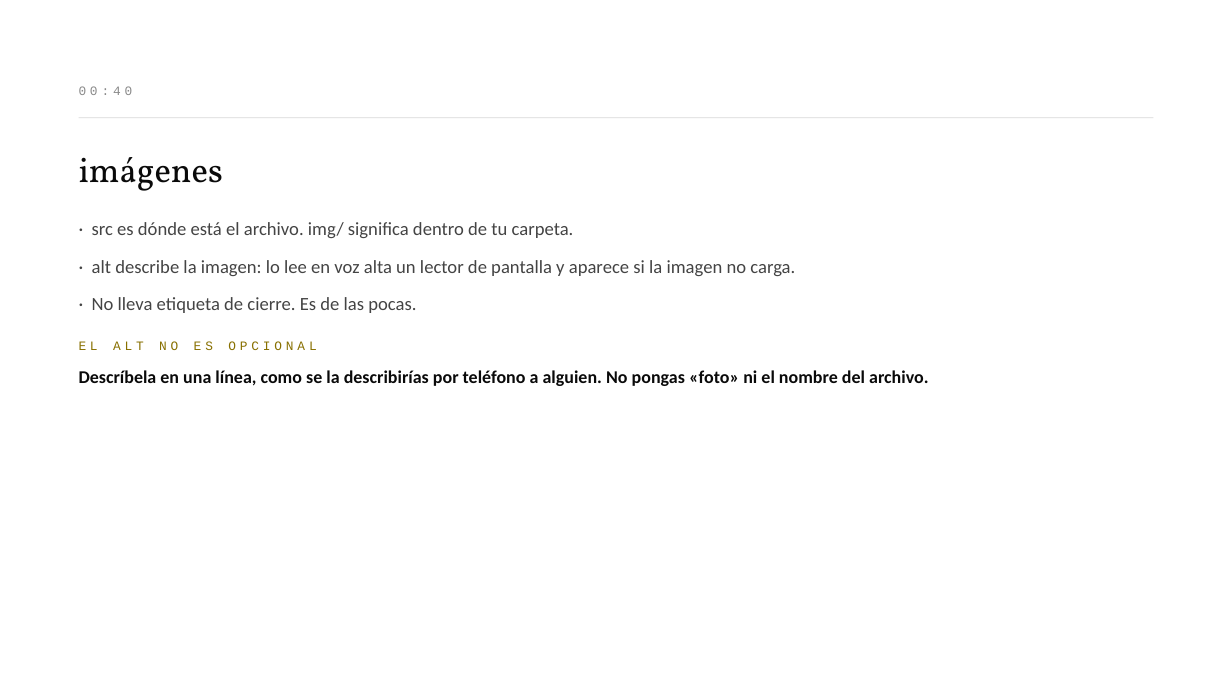
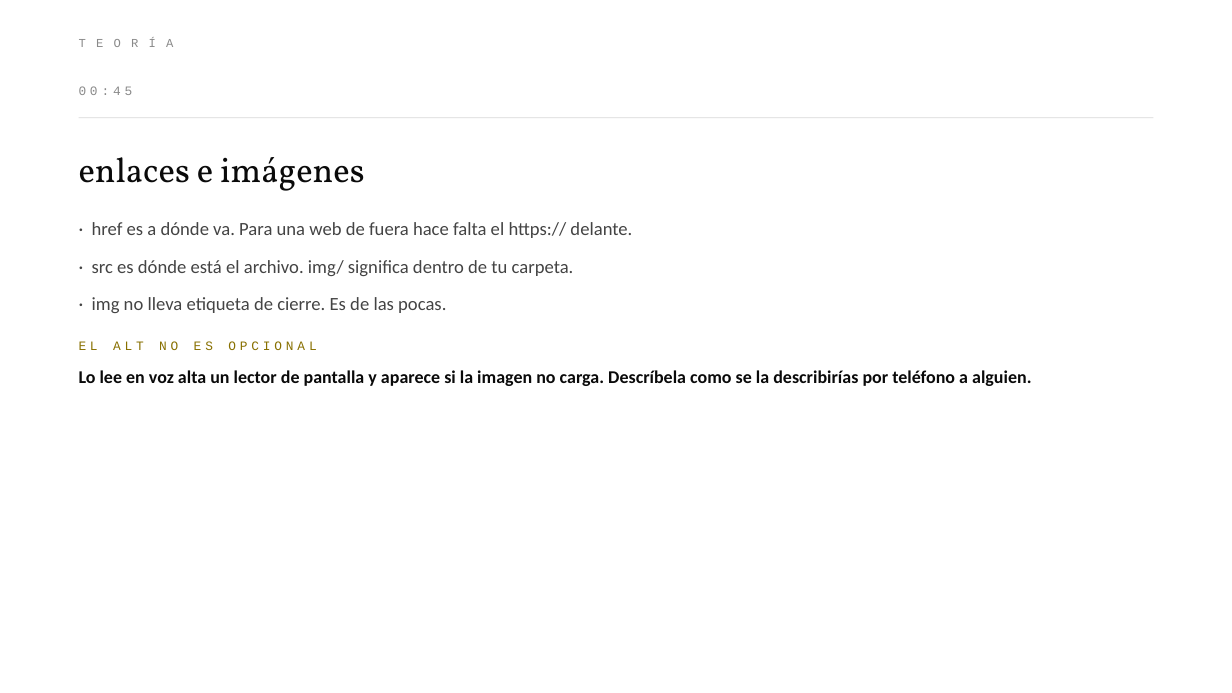
Before and after one commit to meowrhino/tallerEscocesa, a slide deck: slide 25 of presentaciones/Sesion-1-HTML.pptx. Drawn at 1232x693 pixels with LibreOffice and Linux fonts; fonts in the diff are those of the drawing. Boxes give left, top, right and bottom in pixels: in the first picture for what was removed or moved away, otherwise in the second. Text is boxed around its words. In the diff, an @@ line names an element or a change of style, - is before the commit and + after.

```diff
--- a/presentaciones/Sesion-1-HTML.pptx
+++ b/presentaciones/Sesion-1-HTML.pptx
@@ text added at (79,31,1153,54), 9.5 pt, text #8A8A8A @@
+TEORÍA
@@ text at (79,86,133,95): text changed @@
-00:40
+00:45
@@ text at (79,157,364,191): text changed @@
-imágenes
+enlaces e imágenes
@@ text at (92,222,632,238): paragraph added @@
+· href es a dónde va. Para una web de fuera hace falta el https:// delante.
@@ text at (92,297,446,313): text changed @@
-· alt describe la imagen: lo lee en voz alta un lector de pantalla y aparece si la imagen no carga.
-· No lleva etiqueta de cierre. Es de las pocas.
+· img no lleva etiqueta de cierre. Es de las pocas.
@@ text at (79,370,1031,386): text changed @@
-Descríbela en una línea, como se la describirías por teléfono a alguien. No pongas «foto» ni el nombre del archivo.
+Lo lee en voz alta un lector de pantalla y aparece si la imagen no carga. Descríbela como se la describirías por teléfono a alguien.
```
Also in this commit, not shown: 34 other slides changed, 8 slides added, 7 slides removed, 10 other files.
